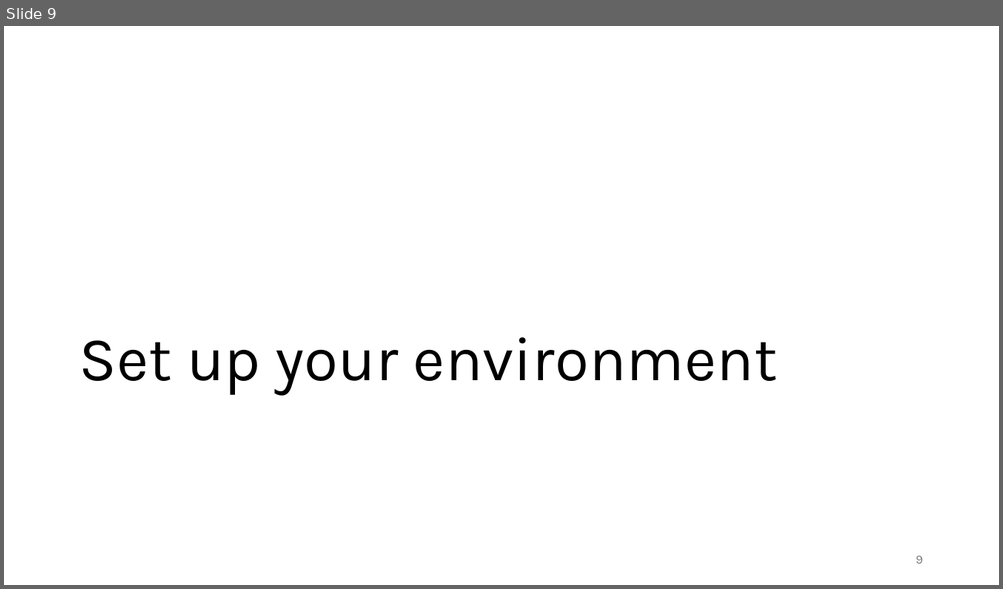
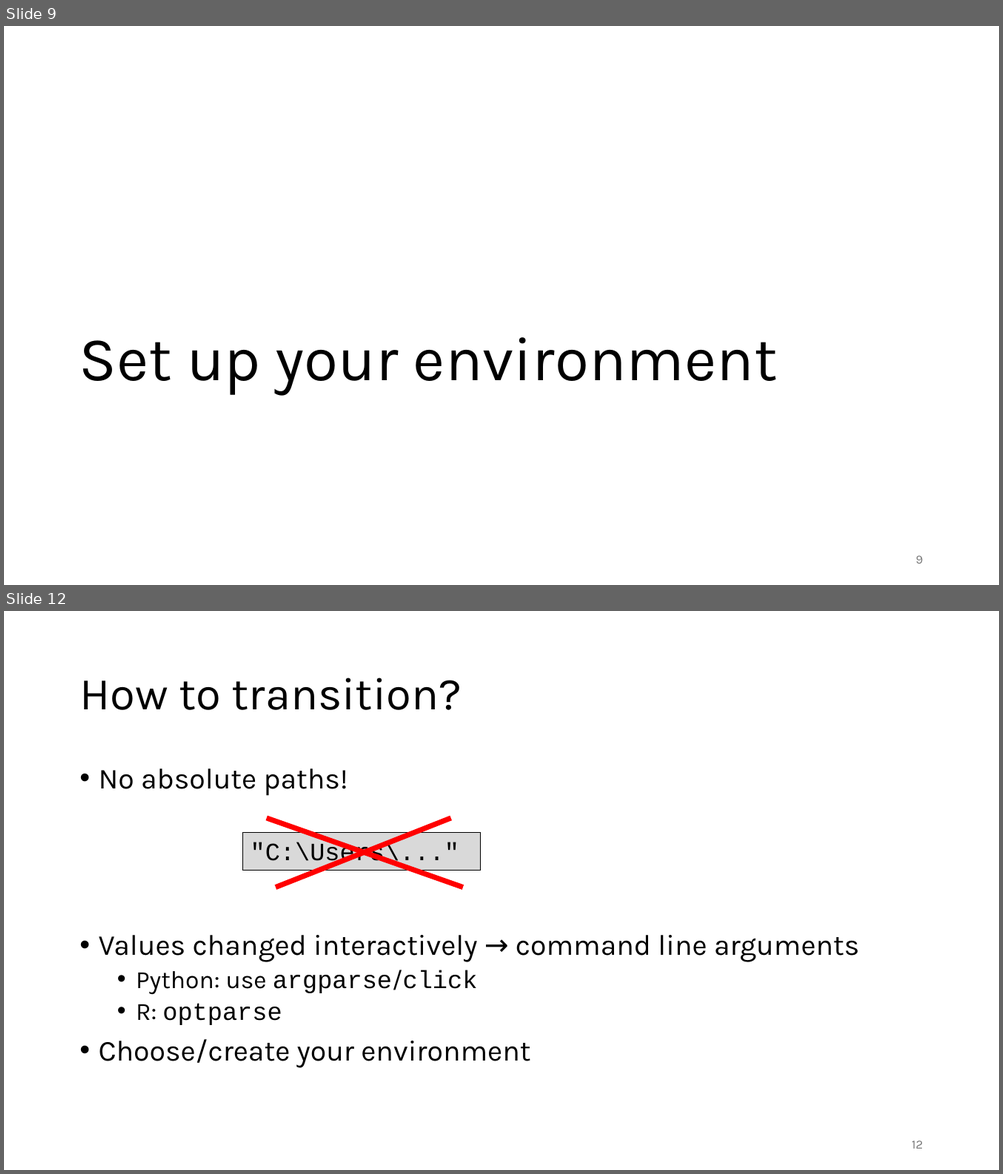
Before and after one commit to gjbex/Best-practices-for-data-science-on-HPC, a slide deck: best_practices_for_data_science_on_hpc.pptx. Shown one above the other, each under a label of ours: slide 9 before the commit, slides 9 and 12 after it; the slides between them are not shown. The pictures are 1003x589 and 1003x1174 pixels, drawn with LibreOffice and Linux fonts; fonts in the diff are those of the drawing. Boxes give left, top, right and bottom in pixels: in the first picture for what was removed or moved away, otherwise in the second. Text is boxed around its words. In the diff, an @@ line names an element or a change of style, - is before the commit and + after.

Commit message:
Add slides on command line arguments

```diff
--- a/best_practices_for_data_science_on_hpc.pptx
+++ b/best_practices_for_data_science_on_hpc.pptx
@@ slide 12 added at (x1=4, y1=611, x2=999, y2=1170), background #FFFFFF @@
@@ title added at (x1=79, y1=678, x2=461, y2=710), 44 pt, text #000000 @@
+How to transition?
@@ text added at (x1=99, y1=769, x2=859, y2=1068), 28 pt, text #000000 @@
+• No absolute paths!
+• Values changed interactively → command line arguments
+  • Python: use argparse/click
+  • R: optparse
+• Choose/create your environment
@@ rectangle added at (x1=243, y1=832, x2=481, y2=870), fill #D9D9D9, outline #000000 0.75 pt, 24 pt, text #000000 @@
+"C:\Users\..."
@@ line added from (267, 818) to (463, 888), #FF0000 5 pt @@
@@ line added from (276, 888) to (451, 818), #FF0000 5 pt @@
@@ page number added at (x1=911, y1=1141, x2=922, y2=1149), 12 pt, text #797979 @@
+12
```
Also in this commit, not shown: 1 slide changed, 3 other slides added, 1 slide removed.
